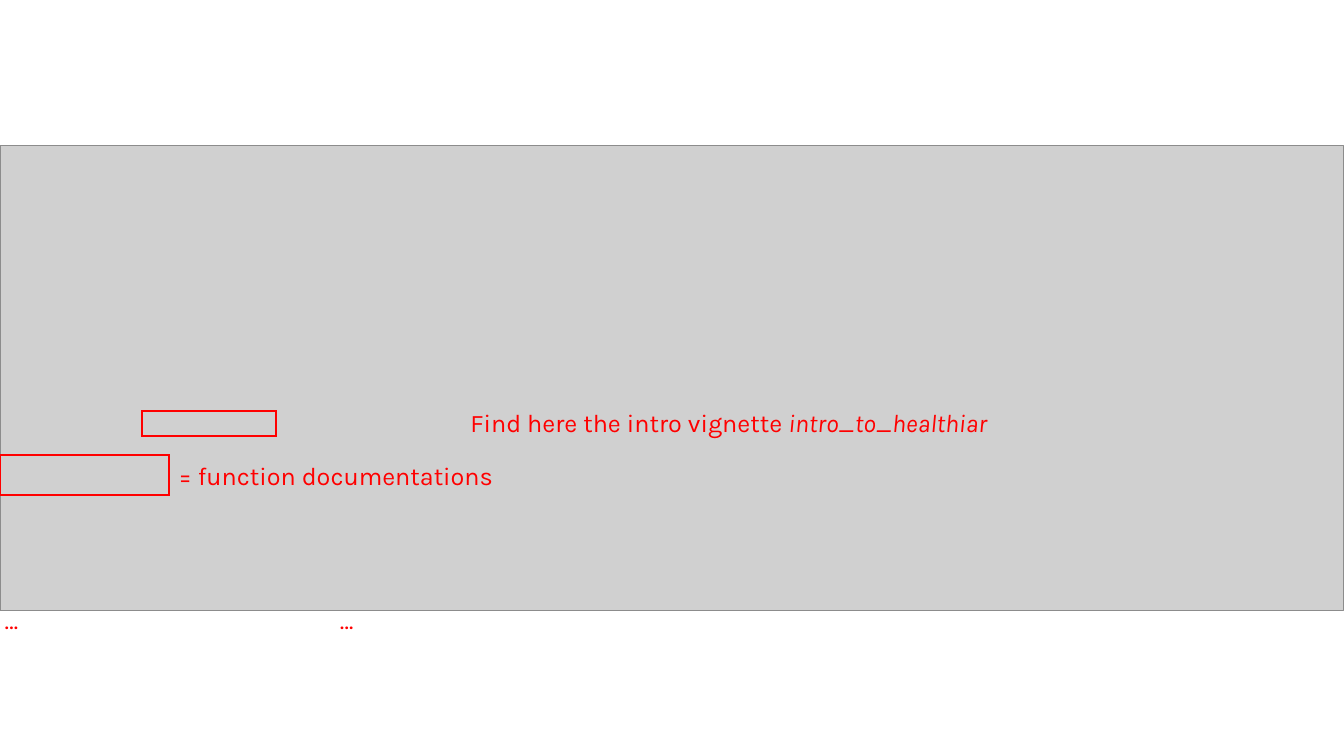
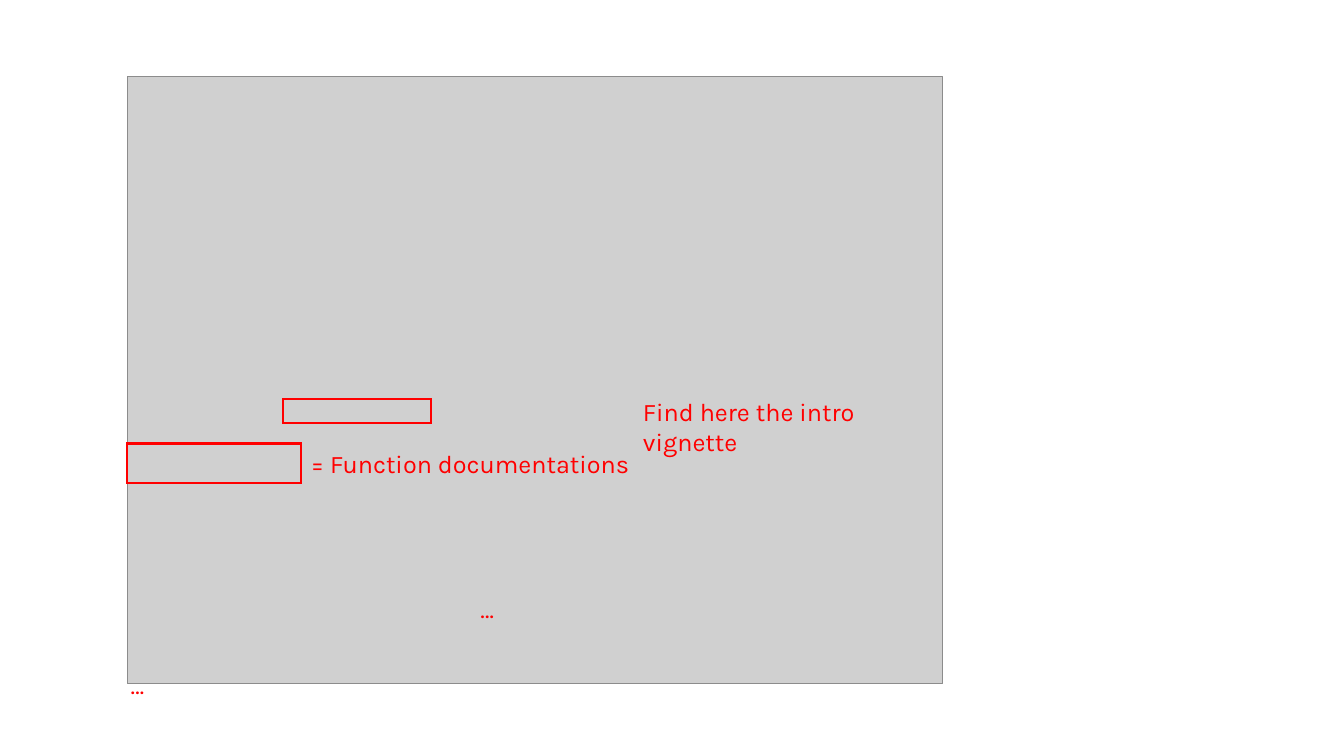
Before and after one commit to SwissTPH/healthiar, a slide deck: slide 5 of r_package/testing/Workshops_and_demos/WS_WP5/images/images_for_presentation.pptx. Drawn at 1344x756 pixels with LibreOffice and Linux fonts; fonts in the diff are those of the drawing; grey boxes stand for pictures. Boxes give left, top, right and bottom in pixels: in the first picture for what was removed or moved away, otherwise in the second. Text is boxed around its words. In the diff, an @@ line names an element or a change of style, - is before the commit and + after.

```diff
--- a/r_package/testing/Workshops_and_demos/WS_WP5/images/images_for_presentation.pptx
+++ b/r_package/testing/Workshops_and_demos/WS_WP5/images/images_for_presentation.pptx
@@ picture: place and size @@
-picture at [0, 146, 1344, 611]
+picture at [127, 77, 943, 685]
@@ rectangle: place and size @@
-rectangle at [142, 410, 276, 436]
+rectangle at [282, 399, 431, 423]
@@ text at [643, 403, 854, 457]: text changed @@
-Find here the intro vignette intro_to_healthiar
+Find here the intro vignette
@@ rectangle: place and size @@
-rectangle at [0, 456, 168, 495]
+rectangle at [127, 444, 300, 483]
@@ text at [330, 455, 629, 474]: text changed @@
-= function documentations
+= Function documentations
@@ text "…": place and size @@
-text "…" at [330, 600, 380, 640]
+text "…" at [471, 588, 521, 628]
@@ text "…" rewrapped from [0, 600, 45, 640] to [121, 664, 171, 705] @@
```
Also in this commit, not shown: 4 other files.
